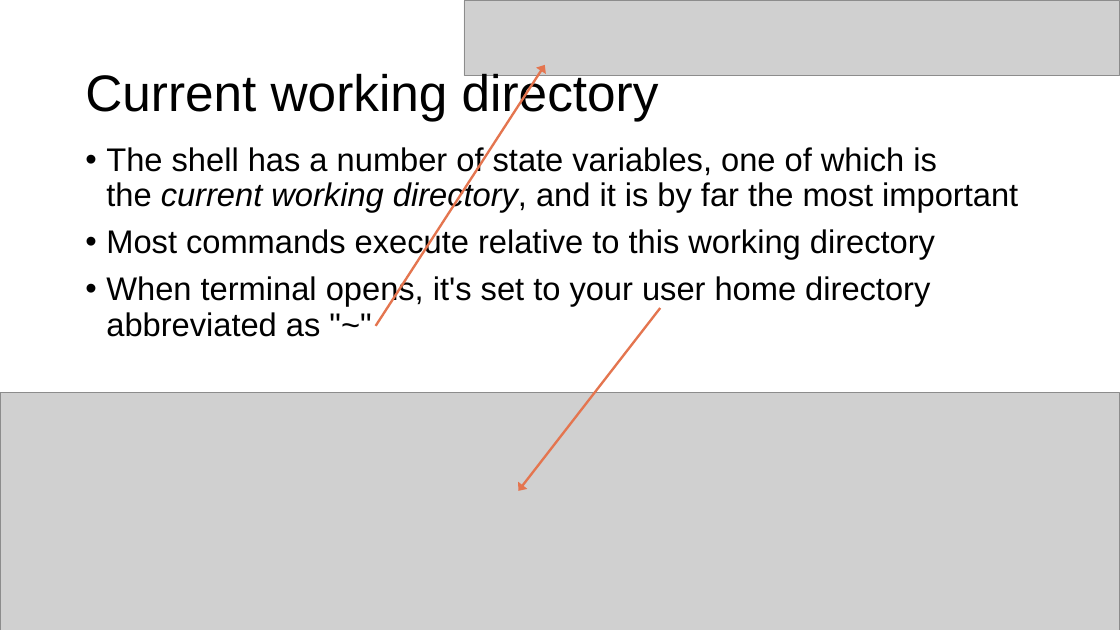
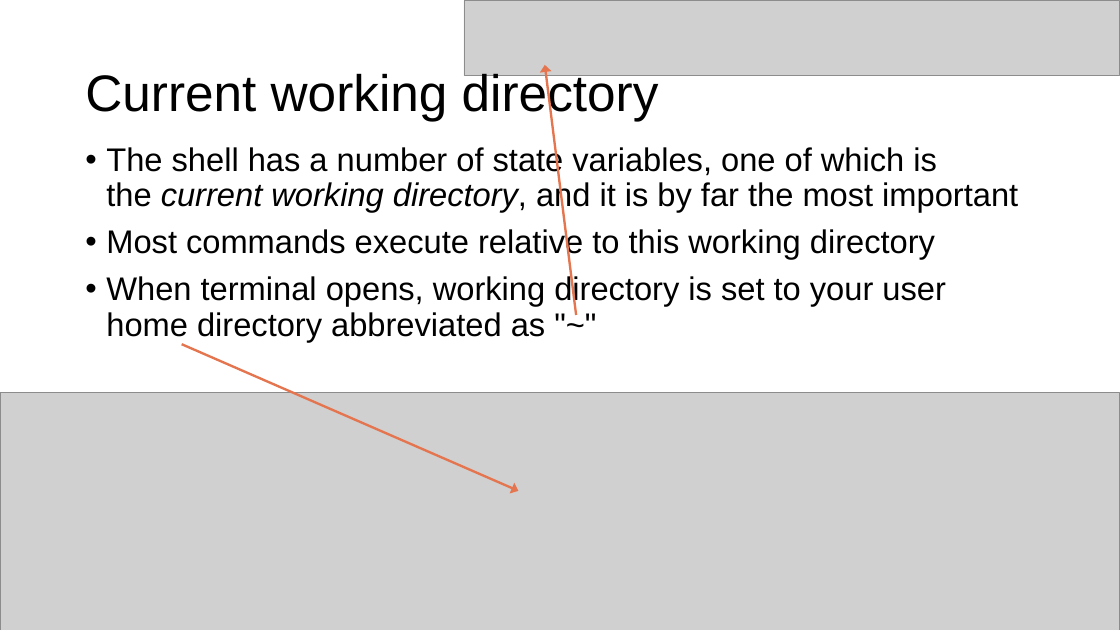
Before and after one commit to parrt/msds501, a slide deck: slide 7 of slides/terminal.pptx. Drawn at 1120x630 pixels with LibreOffice and Linux fonts; fonts in the diff are those of the drawing; grey boxes stand for pictures; background and template pictures are left out. Boxes give left, top, right and bottom in pixels: in the first picture for what was removed or moved away, otherwise in the second. Text is boxed around its words. In the diff, an @@ line names an element or a change of style, - is before the commit and + after.

```diff
--- a/slides/terminal.pptx
+++ b/slides/terminal.pptx
@@ arrow moved from (376, 326) - (545, 65) to (576, 315) - (545, 65) @@
@@ text at bbox=[106, 274, 945, 341]: text changed @@
-• When terminal opens, it's set to your user home directory abbreviated as "~"
+• When terminal opens, working directory is set to your user home directory abbreviated as "~"
@@ arrow moved from (660, 308) - (518, 491) to (181, 344) - (518, 491) @@
```
Also in this commit, not shown: 9 other slides changed.
